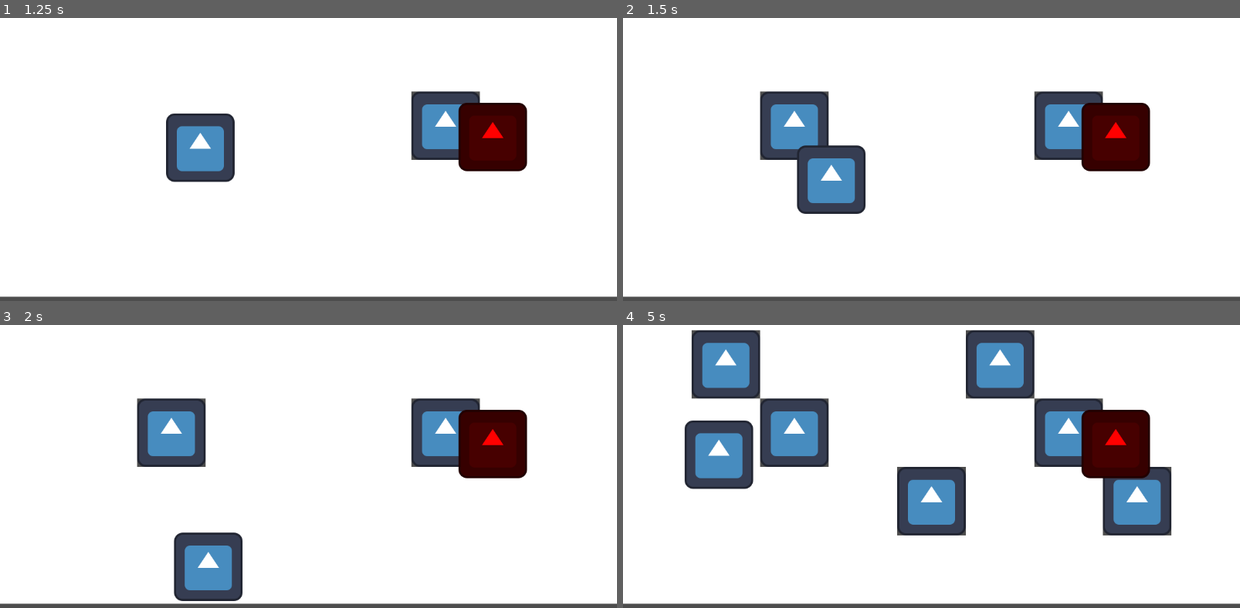
Above: before the commit, frames 1-4 (two rows, left to right).
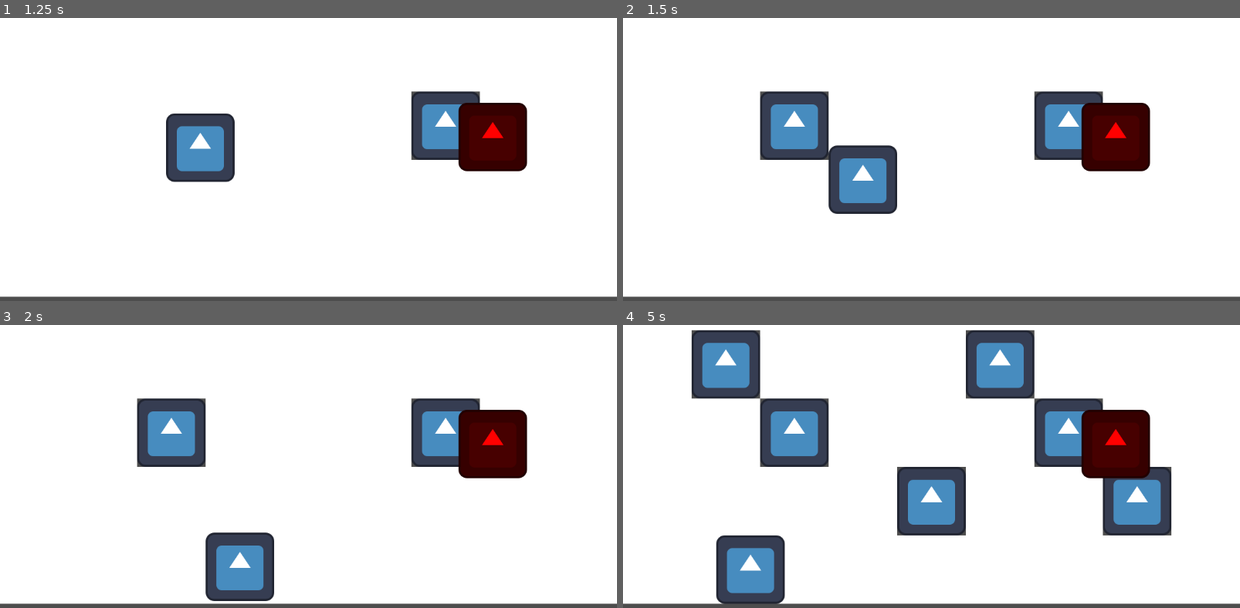
Above: after the commit, the same moments.

Repository: jcurtis06/Dusklands
Game: Godot game, scene res://worlds/test_world.tscn
Two runs of this game, one before a commit and one after it. Both use one fixed random seed, a clock stepped at 60 frames per second and the inputs below. The engine's default icon, where the game draws it, is replaced by a stand-in: a white triangle on a blue panel in a dark square.
Inputs (mouse positions are in pixels of both pictures, inside the frame that each line leads up to):
- Up to frame 1 (1.25 s): tap Enter at 0.5 s; move the mouse to (444, 111) at 0.52 s; hold D (right) from 0.53 s (still down); click (444, 111) at 0.6 s; right-click (444, 111) at 0.8 s
- Up to frame 2 (1.5 s): move the mouse to (808, 145) at 1.27 s; release D (right) at 1.28 s; hold S (down) from 1.28 s (still down); right-click (808, 145) at 1.35 s
- Up to frame 3 (2 s): keep holding S (down); click (185, 452) at 1.55 s
- Up to frame 4 (5 s): move the mouse to (993, 358) at 2.02 s; release S (down) at 2.03 s; hold D (right) 2.03-2.78 s; click (993, 358) at 2.1 s; right-click (993, 358) at 2.3 s; move the mouse to (900, 503) at 2.77 s; hold W (up) 2.78-3.53 s; right-click (900, 503) at 2.85 s; click (900, 503) at 3.05 s; move the mouse to (1116, 486) at 3.52 s; hold A (left) from 3.53 s (still down); click (1116, 486) at 3.6 s; right-click (1116, 486) at 3.8 s; move the mouse to (746, 381) at 4.27 s; right-click (746, 381) at 4.35 s; click (746, 381) at 4.55 s

Frame 1 is identical in both runs. In frame 2, 2.9% of the frame differs, in the area x 28-45%, y 44-70%; in frame 3, 3.1%; in frame 4, 5.2%, in the area x 9-27%, y 33-99%.
Error after the commit: Invalid access to property or key '(4, 4)' on a base object of type 'Dictionary'. (res://worlds/components/block_grid/block_grid.gd:32)

Commit message:
added block destruction

Diff:
--- a/data/blocks/scripts/block_data.gd
+++ b/data/blocks/scripts/block_data.gd
@@ -4,3 +4,6 @@
 @export_category("Tile Location")
 @export var atlas_id: int = 0
 @export var atlas_position: Vector2i = Vector2i.ZERO
+
+@export_category("Block Data")
+@export var health: float = 0
--- a/data/blocks/test_block.tres
+++ b/data/blocks/test_block.tres
@@ -6,3 +6,4 @@
 script = ExtResource("1_apqy5")
 atlas_id = 1
 atlas_position = Vector2i(0, 0)
+health = 3.0
--- a/entities/components/attack/attack_component.gd
+++ b/entities/components/attack/attack_component.gd
@@ -15,5 +15,10 @@
 		var hitbox = get_collider() as HitboxComponent
 		hitbox.damage(attack_damage)
 
+	if get_collider() is BlockGrid:
+		var bg = get_collider() as BlockGrid
+		var pos = get_collision_point()
+		bg.damage_block(pos, attack_damage)
+
 func _unhandled_input(event: InputEvent) -> void:
 	look_at(get_global_mouse_position())
--- a/entities/player/player.tscn
+++ b/entities/player/player.tscn
@@ -34,7 +34,6 @@
 [node name="AttackComponent" type="RayCast2D" parent="."]
 target_position = Vector2(128, 2.08165e-12)
 collide_with_areas = true
-collide_with_bodies = false
 script = ExtResource("5_rgh6a")
 attack_damage = 1
 look_at_mouse = true
--- a/entities/player/scripts/player.gd
+++ b/entities/player/scripts/player.gd
@@ -16,6 +16,7 @@
 	# ATTACK
 	if Input.is_action_just_pressed("attack"):
 		attack.attack(1)
+		#world.block_grid.damage_block(get_global_mouse_position(), 1)
 
 	# BUILD
 	if Input.is_action_just_pressed("interact"):
--- a/worlds/components/block_grid/block_grid.gd
+++ b/worlds/components/block_grid/block_grid.gd
@@ -1,11 +1,43 @@
 extends TileMap
 class_name BlockGrid
+
+## DATA GRID
+## - Key: Vector2i
+## - Value: BlockData
+var data_grid = {}
 
 func set_block_at(pos: Vector2, block: BlockData) -> void:
 	var map_pos = local_to_map(pos)
 	set_cell(0, map_pos, block.atlas_id, block.atlas_position)
 
+	data_grid[map_pos] = block.duplicate()
+
+func damage_block(pos: Vector2, amount: float) -> void:
+	var data = get_block_data(pos)
+	var new_health = data.health - amount
+
+	if new_health <= 0:
+		delete_cell(pos)
+		return
+
+	data.health = new_health
+
 func get_position_snapped(in_pos: Vector2) -> Vector2:
 	var map = local_to_map(in_pos)
 	var final = map_to_local(map)
 	return final
+
+func get_block_data(pos: Vector2) -> BlockData:
+	var map_pos = local_to_map(pos)
+	return data_grid[map_pos]
+
+func clear_block_data(pos: Vector2) -> void:
+	var map_pos = local_to_map(pos)
+	data_grid.erase(map_pos)
+
+func delete_cell(pos: Vector2, del_data = true) -> void:
+	var map_pos = local_to_map(pos)
+	set_cell(0, map_pos)
+
+	if del_data:
+		clear_block_data(pos)
--- a/worlds/test_world.tscn
+++ b/worlds/test_world.tscn
@@ -11,14 +11,22 @@
 texture = ExtResource("1_txqsj")
 texture_region_size = Vector2i(128, 128)
 0:0/0 = 0
+0:0/0/physics_layer_0/linear_velocity = Vector2(0, 0)
+0:0/0/physics_layer_0/angular_velocity = 0.0
 
 [sub_resource type="TileSetAtlasSource" id="TileSetAtlasSource_lcwqd"]
 texture = ExtResource("3_u7mu5")
 texture_region_size = Vector2i(128, 128)
 0:0/0 = 0
+0:0/0/physics_layer_0/linear_velocity = Vector2(0, 0)
+0:0/0/physics_layer_0/angular_velocity = 0.0
+0:0/0/physics_layer_0/polygon_0/points = PackedVector2Array(-64, -64, 64, -64, 64, 64, -64, 64)
 
 [sub_resource type="TileSet" id="TileSet_fcies"]
 tile_size = Vector2i(128, 128)
+physics_layer_0/collision_layer = 1
+custom_data_layer_0/name = "health"
+custom_data_layer_0/type = 3
 sources/0 = SubResource("TileSetAtlasSource_x6vqu")
 sources/1 = SubResource("TileSetAtlasSource_lcwqd")
 
